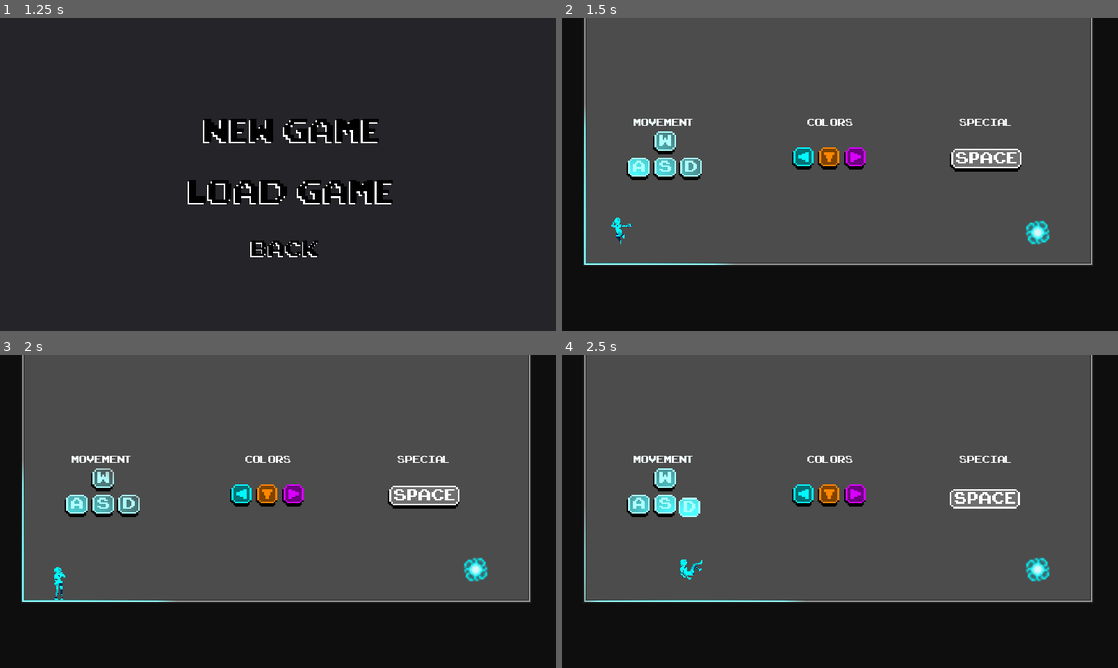
Above: before the commit, frames 1-4 (two rows, left to right).
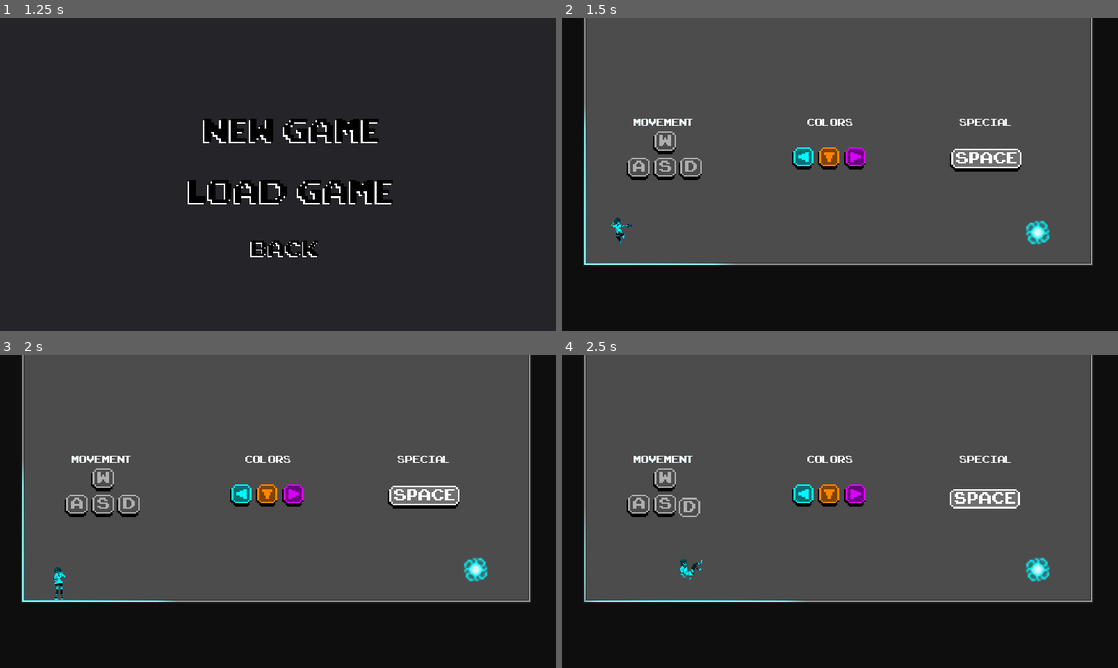
Above: after the commit, the same moments.

Repository: ivancdlarrain/olaGames
Game: Godot game, scene res://scenes/menus/Main_menu.tscn
Same seed, same stepped clock (60 frames per second), same inputs: the game is played once before the commit and once after it.
Inputs (mouse positions are in pixels of both pictures, inside the frame that each line leads up to):
- Up to frame 1 (1.25 s): click (283, 193) at 0.5 s
- Up to frame 2 (1.5 s): click (851, 130) at 1.25 s
- Up to frame 3 (2 s): no input
- Up to frame 4 (2.5 s): move the mouse to (962, 495) at 2.02 s; hold D (WASD_right) from 2.03 s (still down); hold Space (special) from 2.03 s (still down); tap W (WASD_up) at 2.27 s

Frame 1 is identical in both runs. In frame 2, 0.9% of the frame differs, in the area x 8-26%, y 36-73%; in frame 3, 0.9%; in frame 4, 0.9%, in the area x 11-26%, y 36-72%.

Commit message:
Working light
Now light mask changes when player changes its color

Diff:
--- a/assets/Area2D scenes/Portal.tscn
+++ b/assets/Area2D scenes/Portal.tscn
@@ -24,6 +24,7 @@
 }
 
 [node name="Portal" type="Area2D"]
+light_mask = 0
 scale = Vector2( 3, 3 )
 collision_layer = 8
 collision_mask = 8
@@ -36,6 +37,7 @@
 shape = SubResource( 1 )
 
 [node name="Sprite" type="Sprite" parent="."]
+light_mask = 0
 texture = ExtResource( 1 )
 hframes = 6
 frame = 5
--- a/assets/Player.tscn
+++ b/assets/Player.tscn
@@ -148,6 +148,7 @@
 "drone_target",
 "saveable",
 ]]
+light_mask = 0
 scale = Vector2( 1.1, 1.2 )
 collision_layer = 9
 collision_mask = 9
@@ -180,10 +181,11 @@
 one_shot = true
 
 [node name="Sprite" type="Sprite" parent="."]
+light_mask = 0
 texture = ExtResource( 1 )
 vframes = 6
 hframes = 6
-frame = 1
+frame = 2
 
 [node name="AnimationPlayer" type="AnimationPlayer" parent="."]
 anims/death = SubResource( 2 )
@@ -205,8 +207,10 @@
 shape = SubResource( 29 )
 
 [node name="Light2D" type="Light2D" parent="."]
+light_mask = 0
 texture = ExtResource( 5 )
 energy = 2.0
+range_item_cull_mask = 0
 shadow_enabled = true
 shadow_color = Color( 0.211765, 0.211765, 0.211765, 0 )
 [connection signal="body_entered" from="Guts" to="." method="_on_Guts_body_entered"]
--- a/scenes/Tutorials/Tutorial 1.tscn
+++ b/scenes/Tutorials/Tutorial 1.tscn
@@ -32,6 +32,7 @@
 
 [node name="Wkey" type="Sprite" parent="."]
 modulate = Color( 0.686275, 0.686275, 0.686275, 1 )
+light_mask = 0
 position = Vector2( 176, 96 )
 scale = Vector2( 3, 3 )
 texture = ExtResource( 4 )
@@ -40,6 +41,7 @@
 
 [node name="Akey" type="Sprite" parent="."]
 modulate = Color( 0.686275, 0.686275, 0.686275, 1 )
+light_mask = 0
 position = Vector2( 128, 144 )
 scale = Vector2( 3, 3 )
 texture = ExtResource( 4 )
@@ -49,6 +51,7 @@
 
 [node name="Skey" type="Sprite" parent="."]
 modulate = Color( 0.686275, 0.686275, 0.686275, 1 )
+light_mask = 0
 position = Vector2( 176, 144 )
 scale = Vector2( 3, 3 )
 texture = ExtResource( 4 )
@@ -58,6 +61,7 @@
 
 [node name="Dkey" type="Sprite" parent="."]
 modulate = Color( 0.686275, 0.686275, 0.686275, 1 )
+light_mask = 0
 position = Vector2( 224, 144 )
 scale = Vector2( 3, 3 )
 texture = ExtResource( 4 )
--- a/scenes/Tutorials/Tutorial 2.tscn
+++ b/scenes/Tutorials/Tutorial 2.tscn
@@ -228,6 +228,7 @@
 
 [node name="Orange" parent="TileMaps/Orange" instance=ExtResource( 2 )]
 modulate = Color( 1, 0.529412, 0, 1 )
+light_mask = 2
 position = Vector2( 0, 0 )
 collision_layer = 2
 collision_mask = 2
@@ -243,6 +244,7 @@
 
 [node name="Purple" parent="TileMaps/Purple" instance=ExtResource( 2 )]
 modulate = Color( 0.85098, 0, 1, 1 )
+light_mask = 4
 position = Vector2( 0, 0 )
 collision_layer = 4
 collision_mask = 4
--- a/scripts/Player.gd
+++ b/scripts/Player.gd
@@ -130,12 +130,15 @@
 
 
 func _die():
+	# Controls will no longer work
 	get_node('MovementState').set_physics_process(false)
 	get_node('ColorState').set_physics_process(false)
+	# The looks!
 	$Sprite.modulate = Color(1, 1, 1)
+	$Light2D.visible = false
 	yield(get_tree().create_timer(.01), "timeout")
 	playback.travel('death')
-	yield(get_tree().create_timer(.7), 'timeout')
+	yield(get_tree().create_timer(.7), 'timeout')       # intended to be replaced
 	get_tree().reload_current_scene()
 
 
--- a/scripts/classes/Key.gd
+++ b/scripts/classes/Key.gd
@@ -4,6 +4,7 @@
 
 func _ready():
 	frame = 0
+	set_light_mask(0)    # Keys will not be affected by light :)
 
 
 func hold_key():
--- a/scripts/state_machines/ColorState.gd
+++ b/scripts/state_machines/ColorState.gd
@@ -1,28 +1,36 @@
 extends StateMachine
+
 
 var color_switch = 0
 
 
+onready var sprite = parent.get_node('Sprite') as Sprite
+onready var guts = parent.get_node('Guts') as Area2D
+onready var light = parent.get_node('Light2D') as Light2D
+
+
 func change_color(new_color):
-	parent.get_node('Sprite').modulate = new_color
-	parent.get_node('Light2D').color = new_color
+	sprite.modulate = new_color
+	light.color = new_color
 
 
 func enter_layer(layer):
 	parent.set_collision_layer_bit(layer, true)
 	parent.set_collision_mask_bit(layer, true)
-	parent.get_node('Guts').set_collision_layer_bit(layer, true)
-	parent.get_node('Guts').set_collision_mask_bit(layer, true)
+	guts.set_collision_layer_bit(layer, true)
+	guts.set_collision_mask_bit(layer, true)
+	light.set_item_cull_mask(2 ^ (layer - 1))  #dislike this operation
 
 
 func exit_layer(layer):
 	parent.set_collision_layer_bit(layer, false)
 	parent.set_collision_mask_bit(layer, false)
-	parent.get_node('Guts').set_collision_layer_bit(layer, false)
-	parent.get_node('Guts').set_collision_mask_bit(layer, false)
+	guts.set_collision_layer_bit(layer, false)
+	guts.set_collision_mask_bit(layer, false)
 
 
 func _ready():
+	light.set_light_mask(2)
 	add_state('blue')
 	add_state('orange')
 	add_state('purple')
